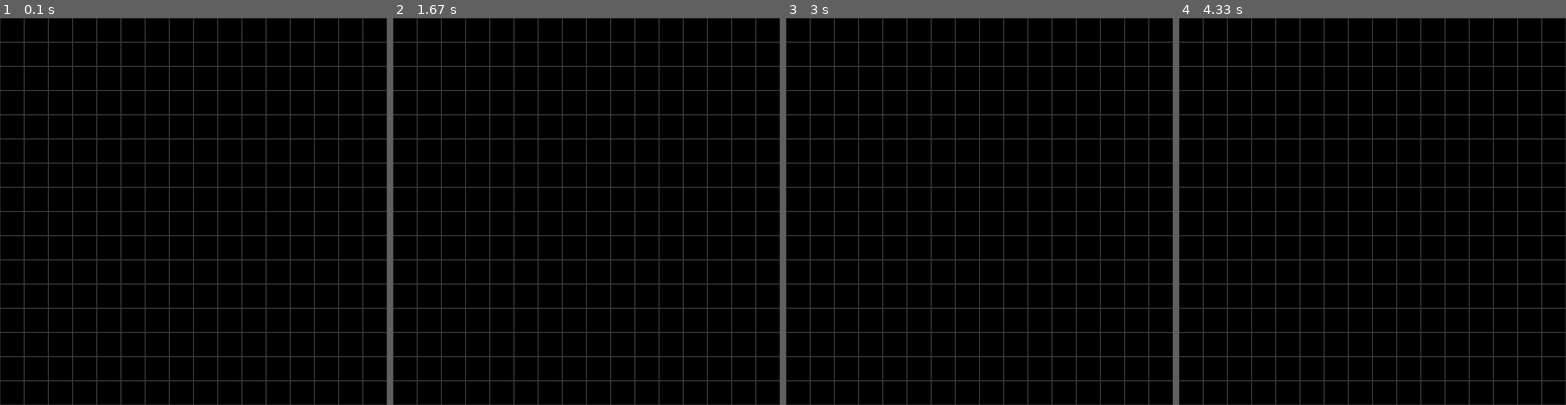
Above: before the commit, frames 1-4 (left to right).
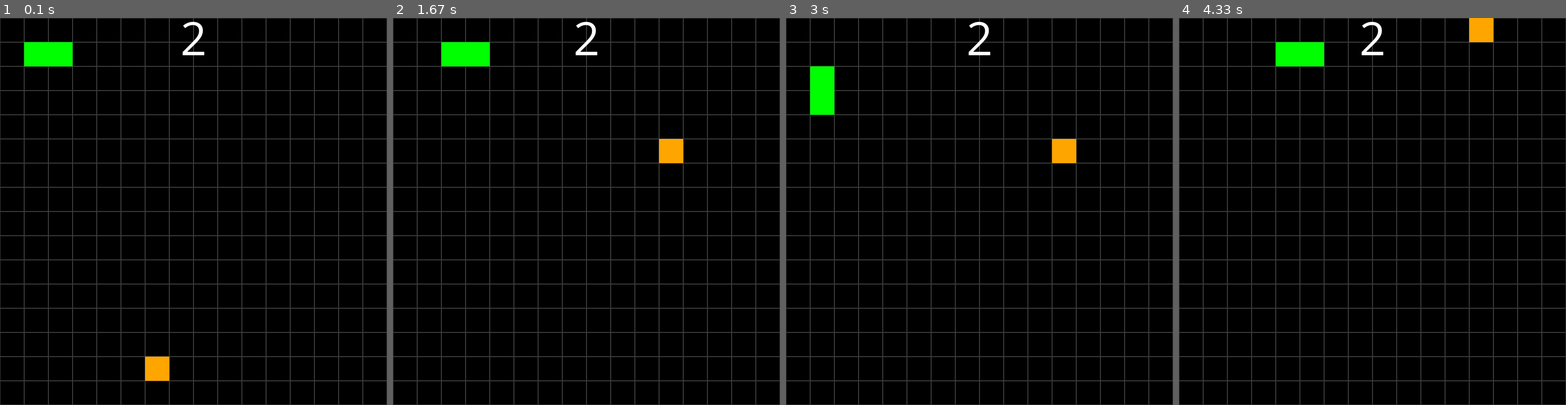
Above: after the commit, the same moments.

Repository: zahrabateninia/CodeThroughUni
Game: pygame game, started from GameDev/snakeGame.py
Two runs of this game, one before a commit and one after it. Both use one fixed random seed, a clock stepped at 60 frames per second and the inputs below.
Inputs:
- Up to frame 1 (0.1 s): no input
- Up to frame 2 (1.67 s): hold Right 0.33-0.8 s; hold Up 0.83-1.3 s; hold Right from 1.33 s (still down)
- Up to frame 3 (3 s): release Right at 1.83 s; hold Left 1.87-2.4 s; hold Down 2.43-2.98 s
- Up to frame 4 (4.33 s): hold Left 3.02-3.57 s

The runs differ from the first frame. In frame 1, 1.3% of the frame differs, in the area x 6-53%, y 1-94%; in frame 2, 1.3%; in frame 3, 1.3%; in frame 4, 1.3%.

Commit message:
Handle collisions

Diff:
--- a/GameDev/snakeGame.py
+++ b/GameDev/snakeGame.py
@@ -19,6 +19,7 @@
 # Create a clock object to manage the game's frame rate
 clock = pygame.time.Clock()
 
+
 class Snake:
     def __init__(self):
         self.x, self.y = BLOCK_SIZE, BLOCK_SIZE
@@ -28,6 +29,30 @@
         self.body = [pygame.Rect(self.x-BLOCK_SIZE, self.y, BLOCK_SIZE, BLOCK_SIZE)]
         self.dead = False
 
+    def update(self):
+        global apple
+
+        for square in self.body:
+            if self.head.x == square.x and self.head.y == square.y:
+                self.dead = True
+            if self.head.x not in range(0, SW) or self.head.y not in range(0, SH):
+                self.dead = True
+
+        if self.dead:
+            self.x, self.y = BLOCK_SIZE, BLOCK_SIZE
+            self.head = pygame.Rect(self.x, self.y, BLOCK_SIZE, BLOCK_SIZE)
+            self.body = [pygame.Rect(self.x-BLOCK_SIZE, self.y, BLOCK_SIZE, BLOCK_SIZE)]
+            self.xdir = 1
+            self.ydir = 0
+            self.dead = False
+            apple = Apple()
+
+        self.body.append(self.head)
+        for i in range(len(self.body)-1):
+            self.body[i].x, self.body[i].y = self.body[i+1].x, self.body[i+1].y
+        self.head.x += self.xdir * BLOCK_SIZE
+        self.head.y += self.ydir * BLOCK_SIZE
+        self.body.remove(self.head)
 
 class Apple:
     def __init__(self):
@@ -38,32 +63,21 @@
     def update(self):
         pygame.draw.rect(screen, "orange", self.rect)
 
-def update(self):
-        global apple
-
-        for square in self.body:
-            if self.head.x == square.x and self.head.y == square.y:
-                self.dead = True
-            if self.head.x not in range(0, SW) or self.head.y not in range(0, SH):
-                self.dead = True
-
-
-
-
-
-
-
 def drawGrid():
     for x in range(0, SW, BLOCK_SIZE):
         for y in range(0, SH, BLOCK_SIZE):
             rect = pygame.Rect(x, y, BLOCK_SIZE, BLOCK_SIZE)
             pygame.draw.rect(screen, "#3c3c3b", rect, 1)
 
+score = FONT.render("1", True, "white")
+score_rect = score.get_rect(center=(SW/2, SH/20))
+
 drawGrid()
 
+snake = Snake()
 
-snake = Snake()
-# Start the main game loop
+apple = Apple()
+
 while True:
     for event in pygame.event.get():
         if event.type == pygame.QUIT:
@@ -83,5 +97,25 @@
                 snake.ydir = 0
                 snake.xdir = -1
 
-    pygame.display.update()  # Update the full display surface to the screen
-    clock.tick(10)           # Limit the game loop to 10 frames per second
+    snake.update()
+
+    screen.fill('black')
+    drawGrid()
+
+    apple.update()
+
+    score = FONT.render(f"{len(snake.body) + 1}", True, "white")
+
+    pygame.draw.rect(screen, "green", snake.head)
+
+    for square in snake.body:
+        pygame.draw.rect(screen, "green", square)
+
+    screen.blit(score, score_rect)
+
+    if snake.head.x == apple.x and snake.head.y == apple.y:
+        snake.body.append(pygame.Rect(square.x, square.y, BLOCK_SIZE, BLOCK_SIZE))
+        apple = Apple()
+
+    pygame.display.update()
+    clock.tick(5)
